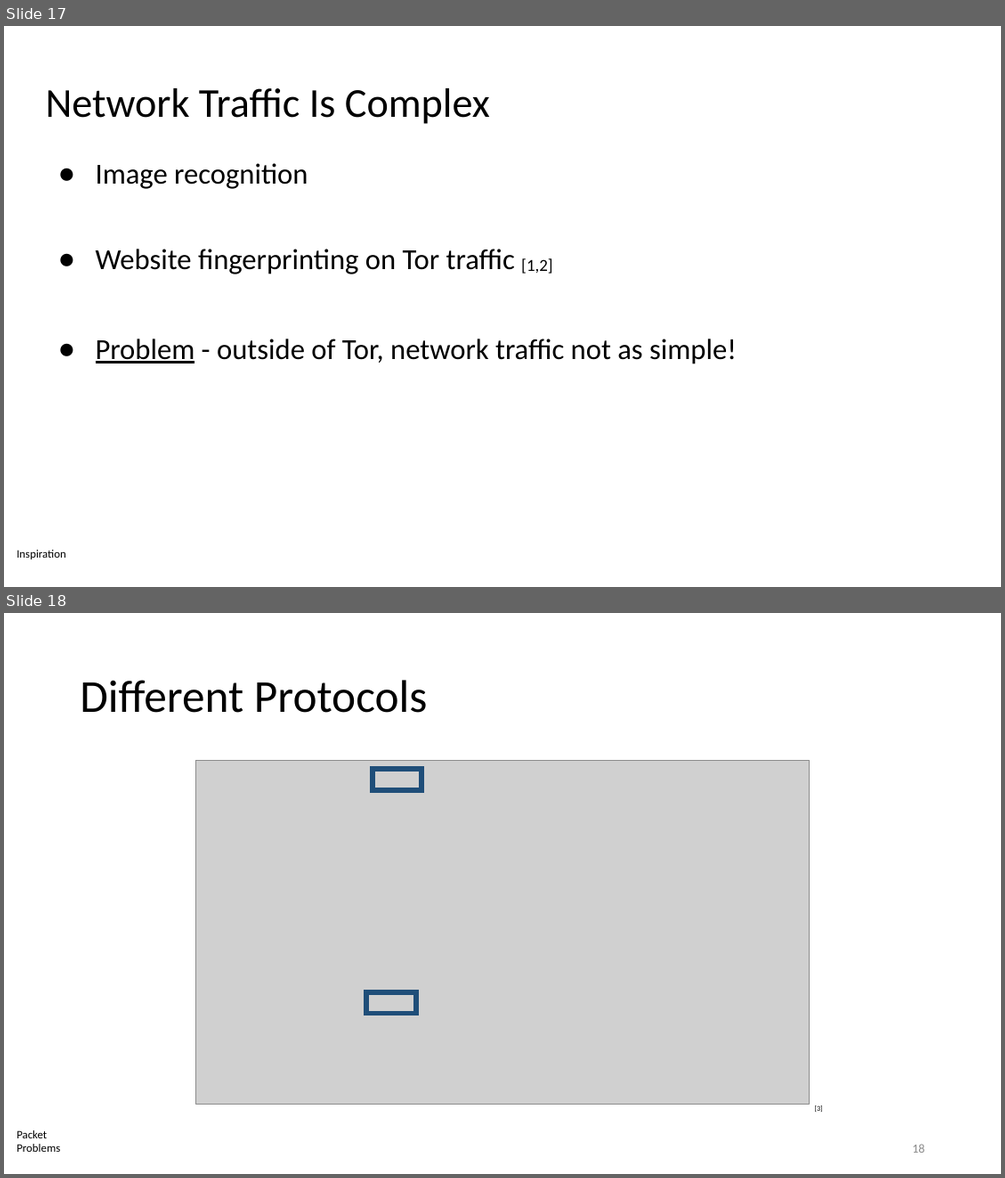
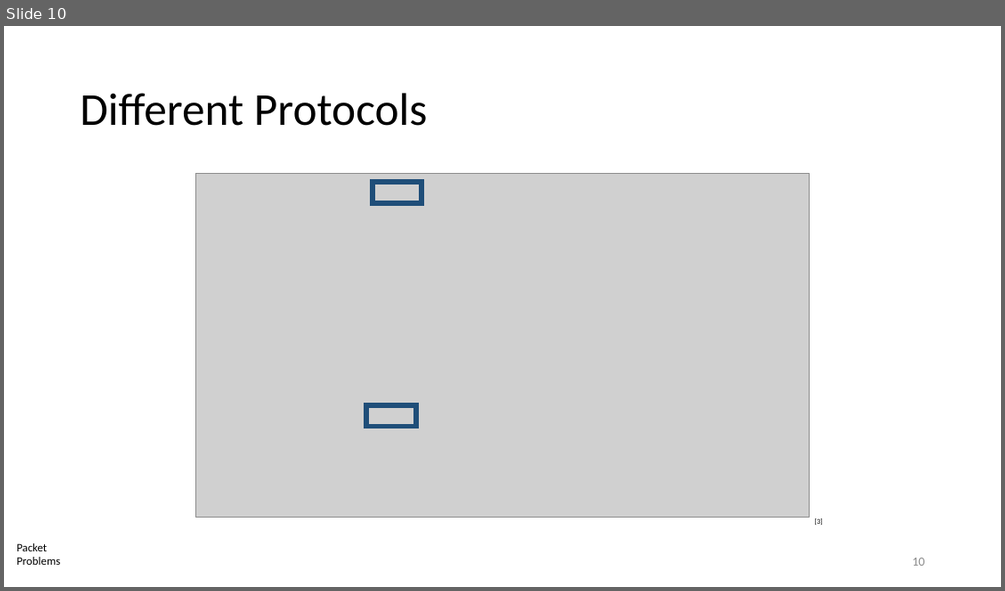
Before and after one commit to noise-lab/ml-systems, a slide deck: docs/slides/16-Automation.pptx. Shown one above the other, each under a label of ours: slides 17 and 18 before the commit, slide 10 after it. The pictures are 1005x1178 and 1005x591 pixels, drawn with LibreOffice and Linux fonts; fonts in the diff are those of the drawing; grey boxes stand for pictures. Boxes give left, top, right and bottom in pixels: in the first picture for what was removed or moved away, otherwise in the second. Text is boxed around its words. In the diff, an @@ line names an element or a change of style, - is before the commit and + after.

```diff
--- a/docs/slides/16-Automation.pptx
+++ b/docs/slides/16-Automation.pptx
@@ slide 17 removed at <box>4,26,1001,587</box>, background #FFFFFF @@
@@ title removed at <box>46,88,490,124</box> @@
-Network Traffic Is Complex
@@ text removed at <box>96,163,736,364</box> @@
-● Image recognition
-● Website fingerprinting on Tor traffic [1,2]
-● Problem - outside of Tor, network traffic not as simple!
@@ text removed at <box>16,549,66,559</box> @@
-Inspiration
@@ what was slide 18 is now slide 10 @@
@@ page number at <box>912,557,924,565</box>: text changed @@
-18
+10
```
Also in this commit, not shown: 7 other slides removed, 4 other files.
